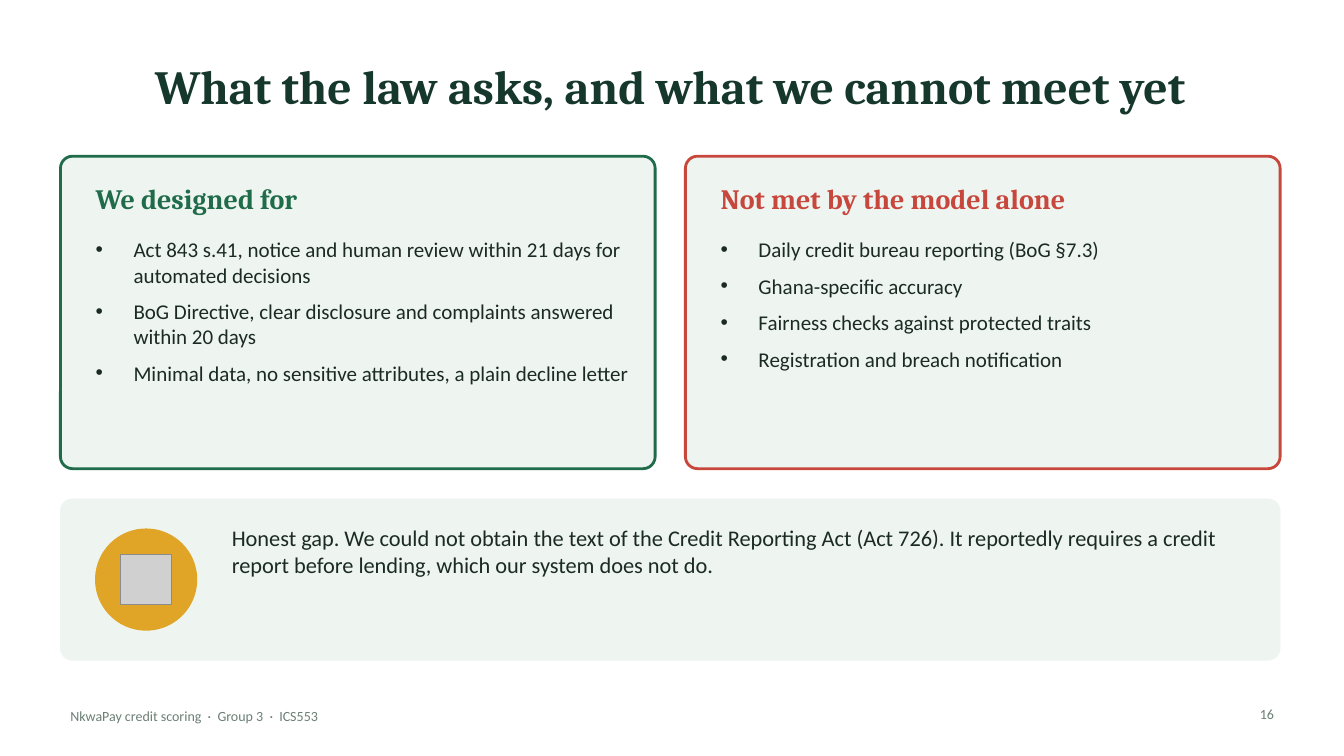
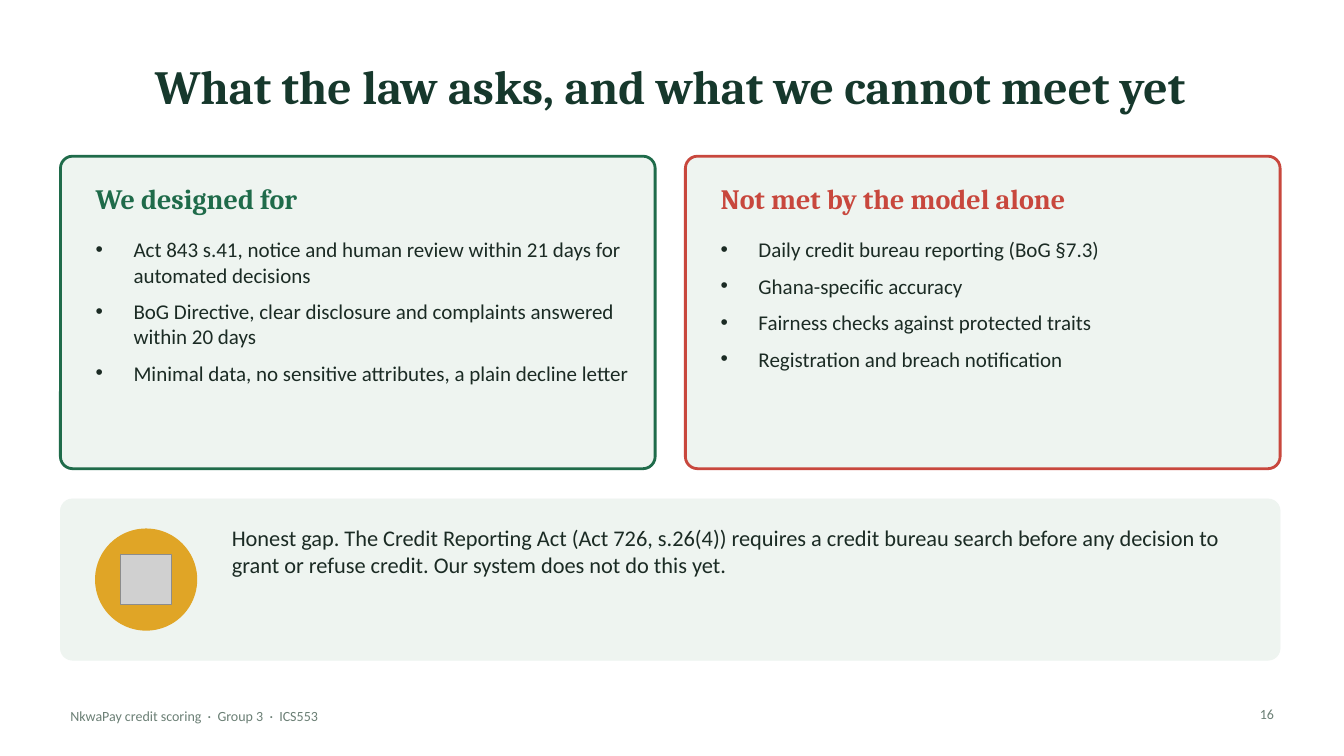
Before and after one commit to ASU-MICS-2028/mle-group-3-prosit-2, a slide deck: slide 16 of slides/NkwaPay_Debrief_Simple.pptx. Drawn at 1344x756 pixels with LibreOffice and Linux fonts; fonts in the diff are those of the drawing; grey boxes stand for pictures. Boxes give left, top, right and bottom in pixels: in the first picture for what was removed or moved away, otherwise in the second. Text is boxed around its words. In the diff, an @@ line names an element or a change of style, - is before the commit and + after.

Commit message:
Makefile, PDF report, README run steps, architecture, known data issues; update report and slides

```diff
--- a/slides/NkwaPay_Debrief_Simple.pptx
+++ b/slides/NkwaPay_Debrief_Simple.pptx
@@ text at (232,530,1218,577): text changed @@
-Honest gap. We could not obtain the text of the Credit Reporting Act (Act 726). It reportedly requires a credit report before lending, which our system does not do.
+Honest gap. The Credit Reporting Act (Act 726, s.26(4)) requires a credit bureau search before any decision to grant or refuse credit. Our system does not do this yet.
```
Also in this commit, not shown: 4 other slides changed, 9 other files.
